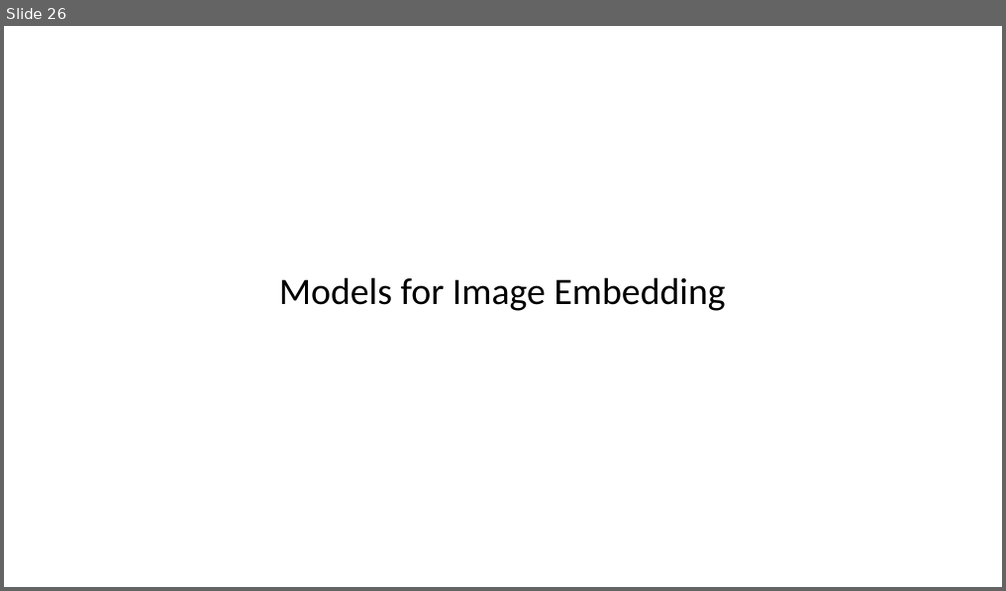
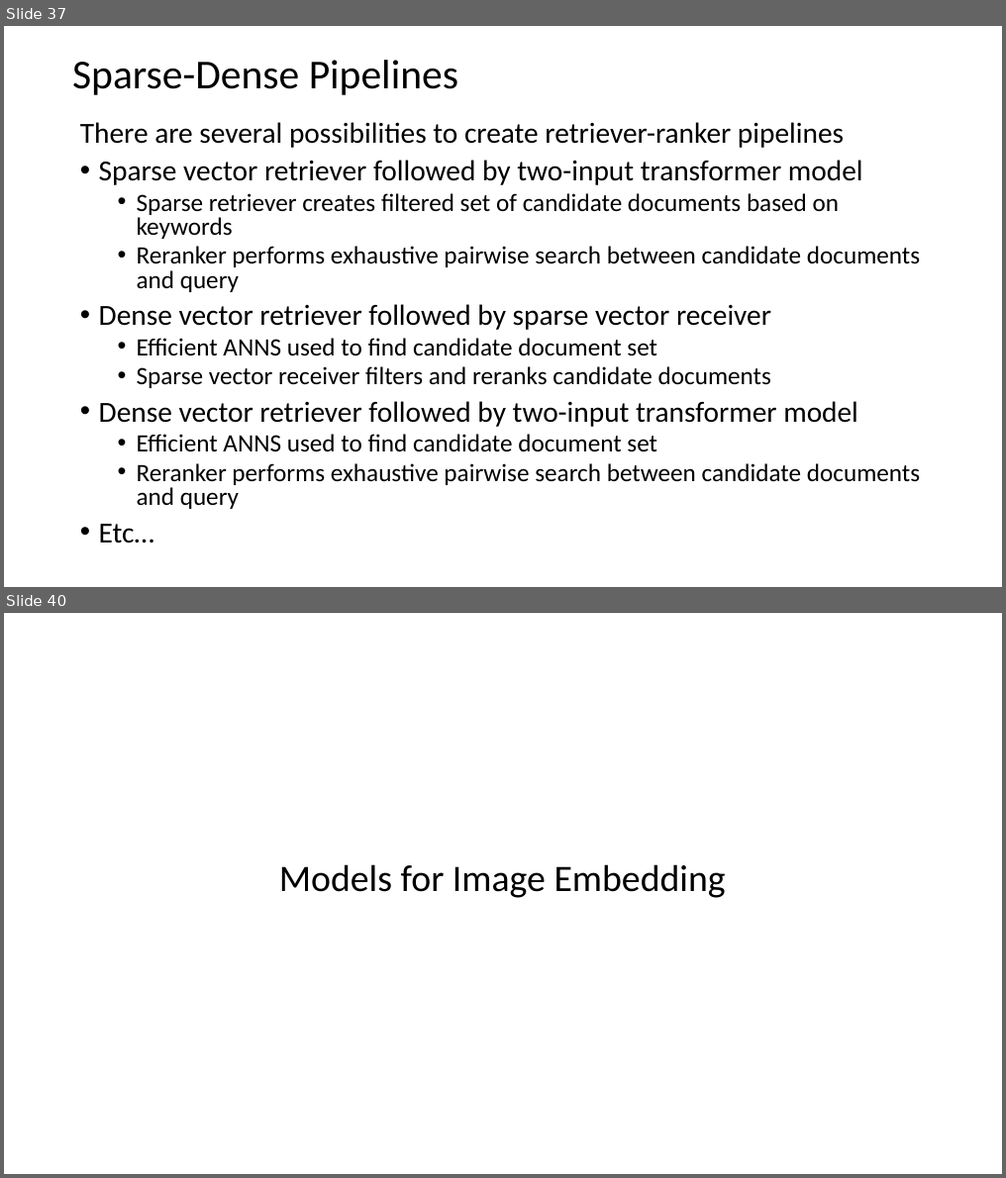
Before and after one commit to harelgabainew/school1, a slide deck: slides/7_DocumentWebSearching.pptx. Shown one above the other, each under a label of ours: slide 26 before the commit, slides 37 and 40 after it; the slides between them are not shown. The pictures are 1006x591 and 1006x1178 pixels, drawn with LibreOffice and Linux fonts; fonts in the diff are those of the drawing. Boxes give left, top, right and bottom in pixels: in the first picture for what was removed or moved away, otherwise in the second. Text is boxed around its words. In the diff, an @@ line names an element or a change of style, - is before the commit and + after.

Commit message:
Added slides on sparse search retriever-received model and sparse vector embedding

```diff
--- a/slides/7_DocumentWebSearching.pptx
+++ b/slides/7_DocumentWebSearching.pptx
@@ slide 37 added at (x1=4, y1=26, x2=1002, y2=587), background #FFFFFF @@
@@ title added at (x1=72, y1=60, x2=458, y2=95), 39.6 pt, text #000000 @@
+Sparse-Dense Pipelines
@@ text added at (x1=80, y1=122, x2=920, y2=544), 24 pt, text #000000 @@
+There are several possibilities to create retriever-ranker pipelines
+• Sparse vector retriever followed by two-input transformer model
+  • Sparse retriever creates filtered set of candidate documents based on keywords
+  • Reranker performs exhaustive pairwise search between candidate documents and query
+• Dense vector retriever followed by sparse vector receiver
+  • Efficient ANNS used to find candidate document set
+  • Sparse vector receiver filters and reranks candidate documents
+• Dense vector retriever followed by two-input transformer model
+  • Efficient ANNS used to find candidate document set
+  • Reranker performs exhaustive pairwise search between candidate documents and query
+• Etc…
@@ what was slide 26 is now slide 40 @@
```
Also in this commit, not shown: 5 slides changed, 13 other slides added, 57 slides removed.
